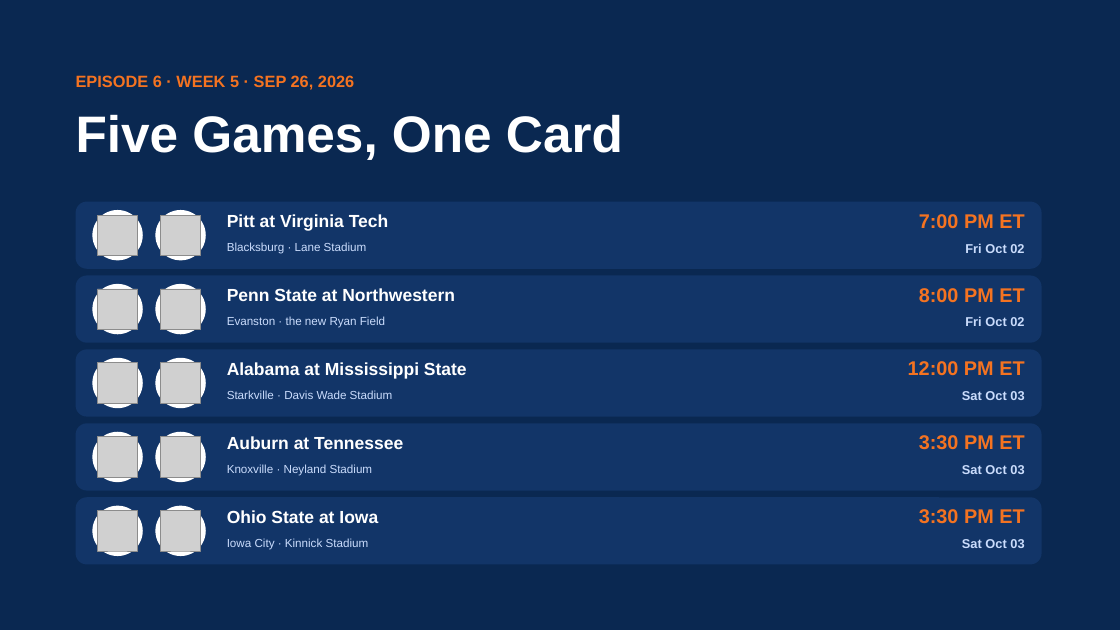
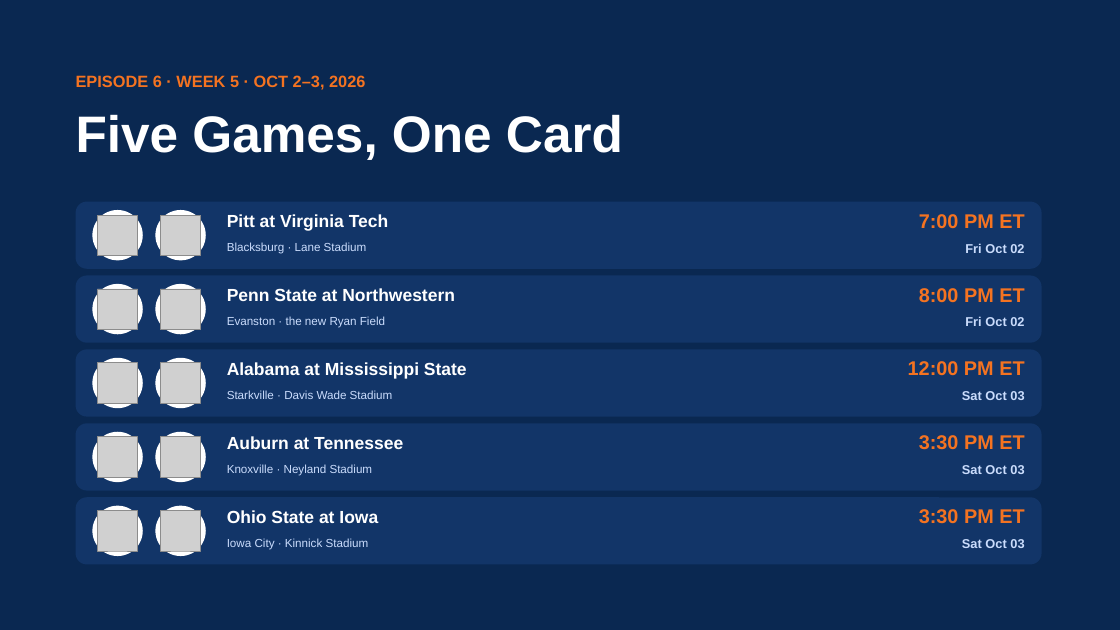
Before and after one commit to lucasalvarezflorida-lab/ncaa-fbs-analytics, a slide deck: slide 4 of decks/2026_Week5_Episode6.pptx. Drawn at 1120x630 pixels with LibreOffice and Linux fonts; fonts in the diff are those of the drawing; grey boxes stand for pictures. Boxes give left, top, right and bottom in pixels: in the first picture for what was removed or moved away, otherwise in the second. Text is boxed around its words. In the diff, an @@ line names an element or a change of style, - is before the commit and + after.

```diff
--- a/decks/2026_Week5_Episode6.pptx
+++ b/decks/2026_Week5_Episode6.pptx
@@ text at [76,75,365,90]: text changed @@
-EPISODE 6 · WEEK 5 · SEP 26, 2026
+EPISODE 6 · WEEK 5 · OCT 2–3, 2026
```
Also in this commit, not shown: 1 other slide changed, 7 other files.
